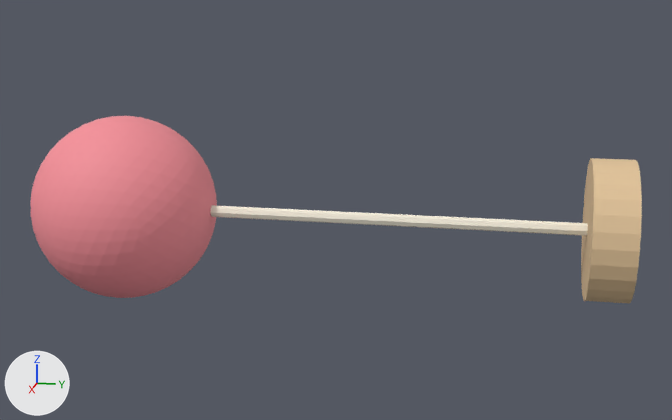
Two versions of the OBJ model jouet-ballon-elastique/models/ballon_elastique.obj, one commit apart.
Both versions are drawn from a camera (50 mm lens) standing at (130.9, -15.7, 33.8) and looking at (-0.7, -42.0, 0.9). The axes (+X, +Y, +Z) are drawn at lower left. The lights are the same throughout. The older version comes first. Where no turn or scale is listed for an object, it has been applied to the vertices.

In view in the first picture: 'ballon', 'base', 'elastique'.
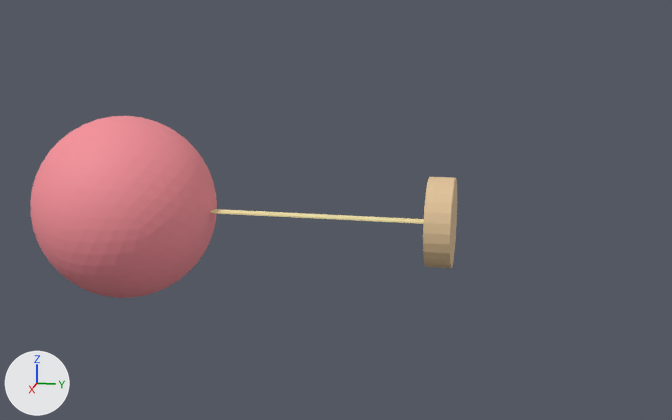
The newer file is also rescaled (x2.143), turned or shifted as a whole; pictures and numbers use the older file's frame.

Location of each change, [x1, y1, x2, y2] in pixels of the pictures (672 x 420 px):
```json
{"object": "base", "change": "moved, rescaled", "before": [581, 158, 642, 303], "after": [423, 177, 457, 268], "on screen": "44% narrower, 37% shorter"}
{"object": "elastique", "change": "deleted", "before": [210, 205, 588, 236], "on screen": "pale yellow"}
{"object": "ruban", "change": "added", "after": [210, 209, 424, 224], "on screen": "beige"}
```

The change, as JSON lines over the scene's bpy script:
```json
{"op": "add", "block": "mat_rubanfin", "code": ["mat_rubanfin = principled_material('RubanFin')", "mat_rubanfin.base_color = (0.95, 0.82, 0.42)  # beige #f9eaad", "mat_rubanfin.roughness = 0.755"]}
{"block": "me_base", "where": "# used by ob_base; location = (0.0, 0.0, 0.0)"}
{"op": "remove", "block": "me_base", "code": "me_base.from_pydata(...)  # 58 vertices, 112 faces; spans x -10.0..10.0, y -6.0..0.0, z -10.0..10.0"}
{"op": "add", "block": "me_base", "code": "me_base.from_pydata(...)  # 58 vertices, 112 faces; spans x -6.5..6.5, y -28.3..-24.6, z -6.5..6.5"}
{"block": "me_base", "change": "me_base part 1: the whole mesh is scaled about its middle by (0.653, 0.622, 0.653), then moved by (0.0, -23.5, 0.0)"}
{"op": "add", "block": "me_ruban", "code": ["me_ruban = bpy.data.meshes.new('ruban')", "me_ruban.from_pydata(...)  # a box spanning x -0.9..0.9, y -36.4..-3.7, z -0.1..0.1", "me_ruban.materials.append(mat_rubanfin)  # beige #f9eaad"]}
{"op": "remove", "block": "ob_elastique", "code": ["ob_elastique = bpy.data.objects.new('elastique', me_elastique)", "ob_elastique.location = (0.0, 0.0, 0.0)"]}
{"op": "add", "block": "ob_ruban", "code": ["ob_ruban = bpy.data.objects.new('ruban', me_ruban)", "ob_ruban.location = (0.0, -24.6, 0.0)"]}
```
